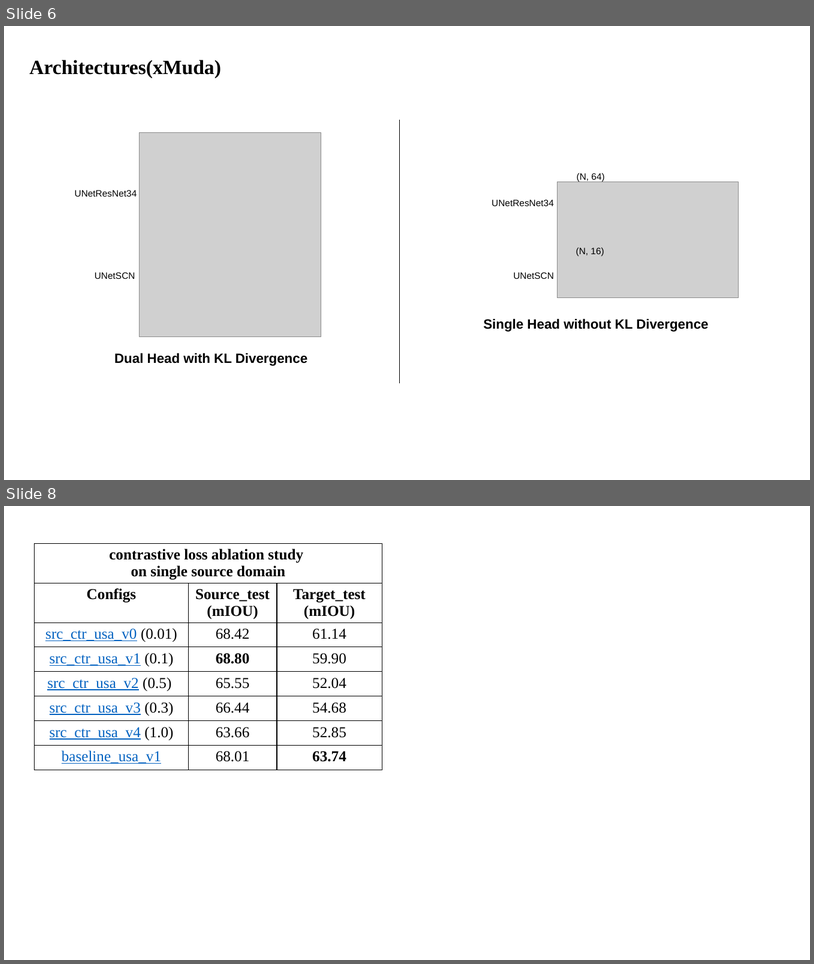
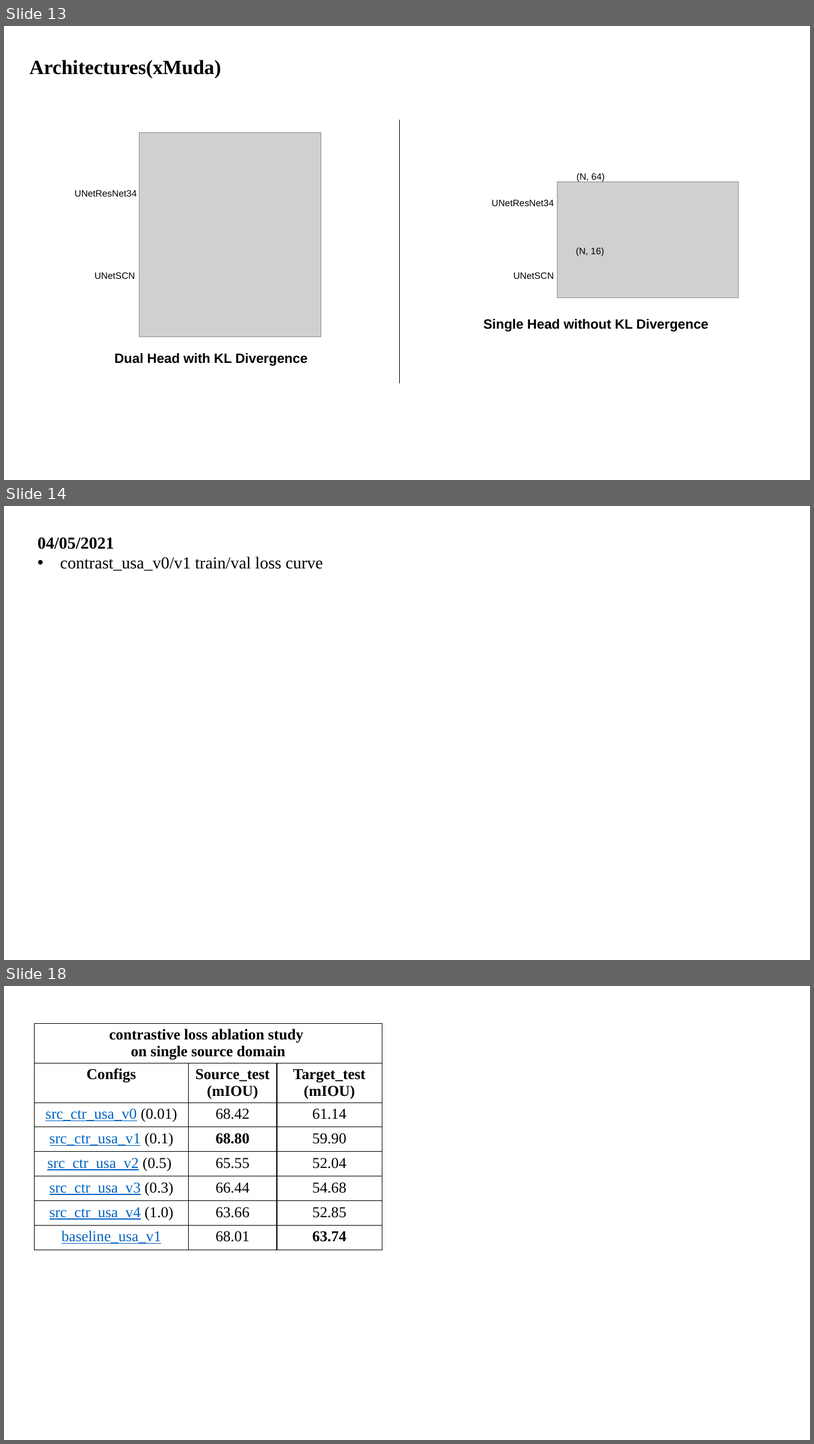
Before and after one commit to XYHC-MMDA/Multi-modal-Multi-task-DA, a slide deck: demo/latest.pptx. Shown one above the other, each under a label of ours: slides 6 and 8 before the commit, slides 13, 14 and 18 after it; the slides between them are not shown. The pictures are 814x964 and 814x1444 pixels, drawn with LibreOffice and Linux fonts; fonts in the diff are those of the drawing; grey boxes stand for pictures. Boxes give left, top, right and bottom in pixels: in the first picture for what was removed or moved away, otherwise in the second. Text is boxed around its words. In the diff, an @@ line names an element or a change of style, - is before the commit and + after.

Commit message:
contrastive loss pretrain

```diff
--- a/demo/latest.pptx
+++ b/demo/latest.pptx
@@ slide 14 added at <box>4,506,810,960</box>, background #FFFFFF @@
@@ text added at <box>38,537,323,571</box>, 20 pt, text #000000 @@
+04/05/2021
+• contrast_usa_v0/v1 train/val loss curve
@@ what was slide 6 is now slide 13 @@
@@ what was slide 8 is now slide 18 @@
```
Also in this commit, not shown: 2 slides changed, 9 other slides added, 6 other files.
